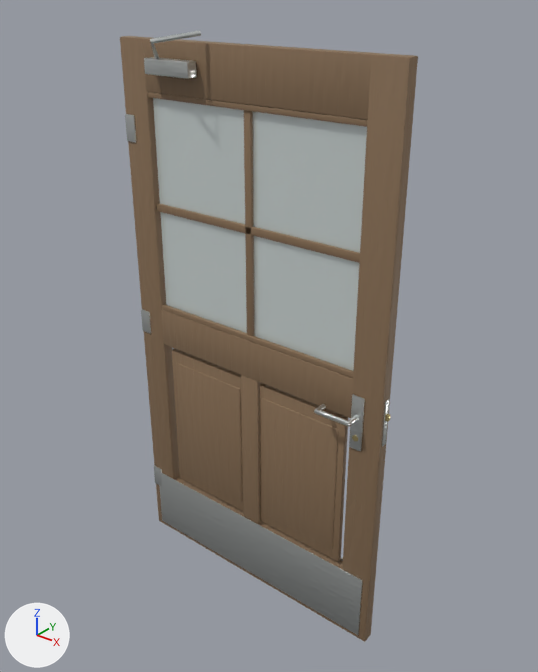
Before and after pictures for a commit that changed the FBX model Prototype/Assets/CTCC/Art/Meshes/CTCC_ENV_WardDoorLeaf.fbx.
Camera for both pictures: a camera (50 mm lens) standing at (2.23, -1.94, 2.4) and looking at (0.65, 0.03, 1.18). Arrows for +X, +Y and +Z are at lower left; the lights stay in place. The picture after the commit comes second. Objects named as collision shapes, trigger or cutter boxes, shadow casters or lower levels of detail are left out. Vertices at exactly the same position are counted once.

Before the edit, the objects in view are built like this:
```python
me_cube = bpy.data.meshes.new('Cube')
me_cube.from_pydata(...)  # 1646 vertices, 1590 faces; spans x 0.0..1.19, y -0.19..0.09, z 0.0..2.24
# faces by material slot: [864, 6, 634, 86]
me_cube.materials.append(mat_wooddoor)
me_cube.materials.append(mat_frostedglass)  # light grey #d7e1dd
me_cube.materials.append(mat_steel)
me_cube.materials.append(mat_brass)
ob_ctcc_env_warddoorleaf_lod0 = bpy.data.objects.new('CTCC_ENV_WardDoorLeaf_LOD0', me_cube)
ob_ctcc_env_warddoorleaf_lod0.location = (0.0, 0.0, 0.0)
```
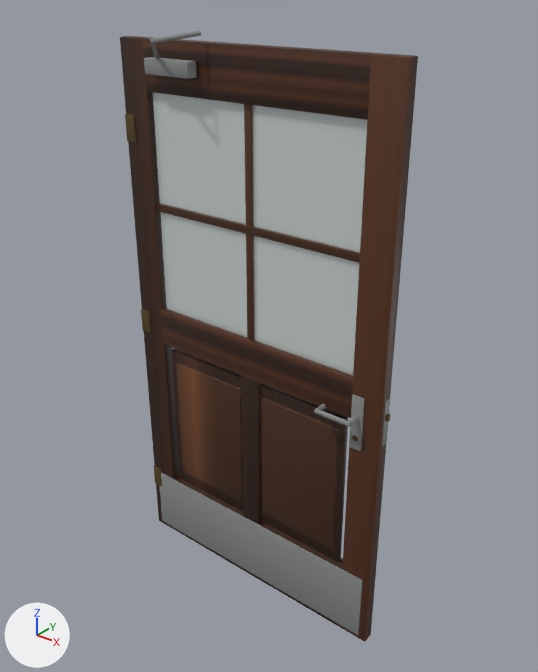
Boxes [x1, y1, x2, y2] around the edits, measured in the pictures (538 x 672 px; the box of a moved part takes in the faces that stretch with it):
part 1 of me_cube, deleted
    before: [147, 92, 367, 127]
part 2 of me_cube, deleted
    before: [162, 304, 353, 378]
part 3 of me_cube, moved or reshaped
    before: [244, 110, 358, 441]
    after: [244, 104, 358, 441]
part 4 of me_cube, recoloured
    both: [120, 36, 418, 642]
part 5 of me_cube, recoloured
    both: [125, 31, 389, 635]

Patch to the scene script:
```diff
--- a/Prototype/Assets/CTCC/Art/Meshes/CTCC_ENV_WardDoorLeaf.fbx.py
+++ b/Prototype/Assets/CTCC/Art/Meshes/CTCC_ENV_WardDoorLeaf.fbx.py
@@ img_loc03_warddoorleafb_color_png @@
+img_loc03_warddoorleafb_color_png = load_image('LOC03_WardDoorLeafB_Color.png', '../Textures/LOC03_WardDoorLeafB_Color.png', 1024, 1024, 'sRGB')
@@ img_loc03_warddoorleaf_normal_png @@
+img_loc03_warddoorleaf_normal_png = load_image('LOC03_WardDoorLeaf_Normal.png', '../Textures/LOC03_WardDoorLeaf_Normal.png', 1024, 1024, 'Non-Color')
@@ mat_loc03_warddoorleafb @@
+mat_loc03_warddoorleafb = bpy.data.materials.new('LOC03_WardDoorLeafB')
+# uses the picture img_loc03_warddoorleaf_normal_png
+# uses the picture img_loc03_warddoorleafb_color_png
@@ me_cube @@
 # used by ob_ctcc_env_warddoorleaf_lod0; location = (0.0, 0.0, 0.0)
-me_cube.from_pydata(...)  # 1646 vertices, 1590 faces; spans x 0.0..1.19, y -0.19..0.09, z 0.0..2.24
+me_cube.from_pydata(...)  # 1414 vertices, 1406 faces; spans x 0.0..1.19, y -0.19..0.09, z 0.0..2.24
+# me_cube part 1: the loose piece of 56 vertices spanning x 0.12..1.05, y -0.02..-0.01, z 2.0..2.02 is deleted
+# me_cube part 2: the loose piece of 56 vertices spanning x 0.12..1.05, y -0.02..-0.01, z 1.16..1.18 is deleted
+# me_cube part 3
+# 31 vertices are removed from x 0.58..1.09, y -0.03..0.03, z 0.93..2.03
+# 70 faces are deleted
+# 23 vertices are added at x 0.58..1.1, y -0.03..0.03, z 0.94..2.03
+# 102 new faces join them, mat_loc03_warddoorleafb
+# me_cube part 4: 596 faces spanning x 0.0..1.18, y -0.02..0.02, z 0.0..2.2 switch from mat_wooddoor to mat_loc03_warddoorleafb
+# me_cube part 5: 634 faces spanning x 0.0..1.18, y -0.19..0.09, z 0.02..2.24 switch from mat_steel to mat_loc03_warddoorleafb
+# other edits to the shape of me_cube do not show in these pictures
 me_cube.materials.append(mat_frostedglass)
-me_cube.materials.append(mat_brass)
```
